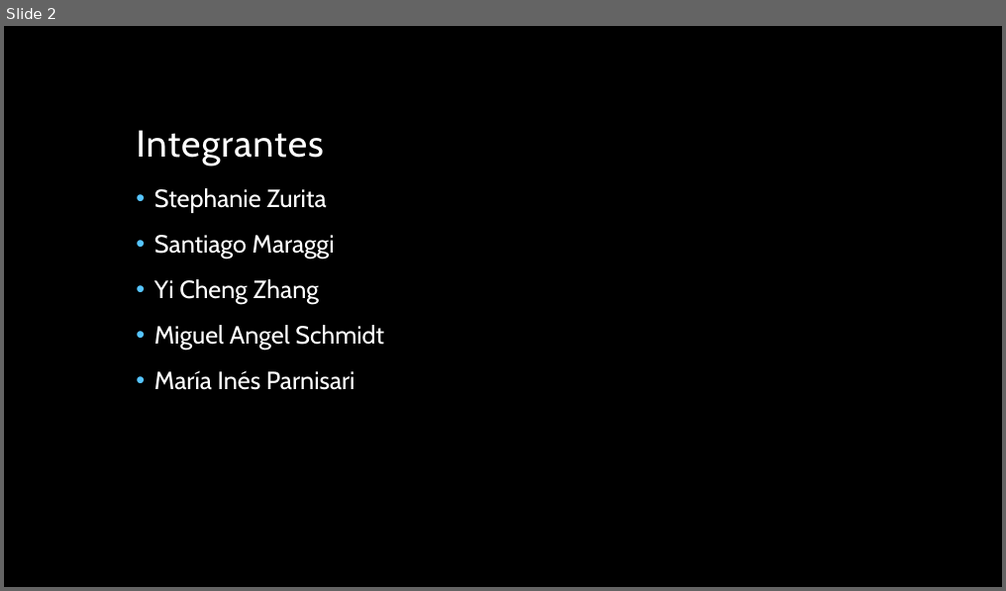
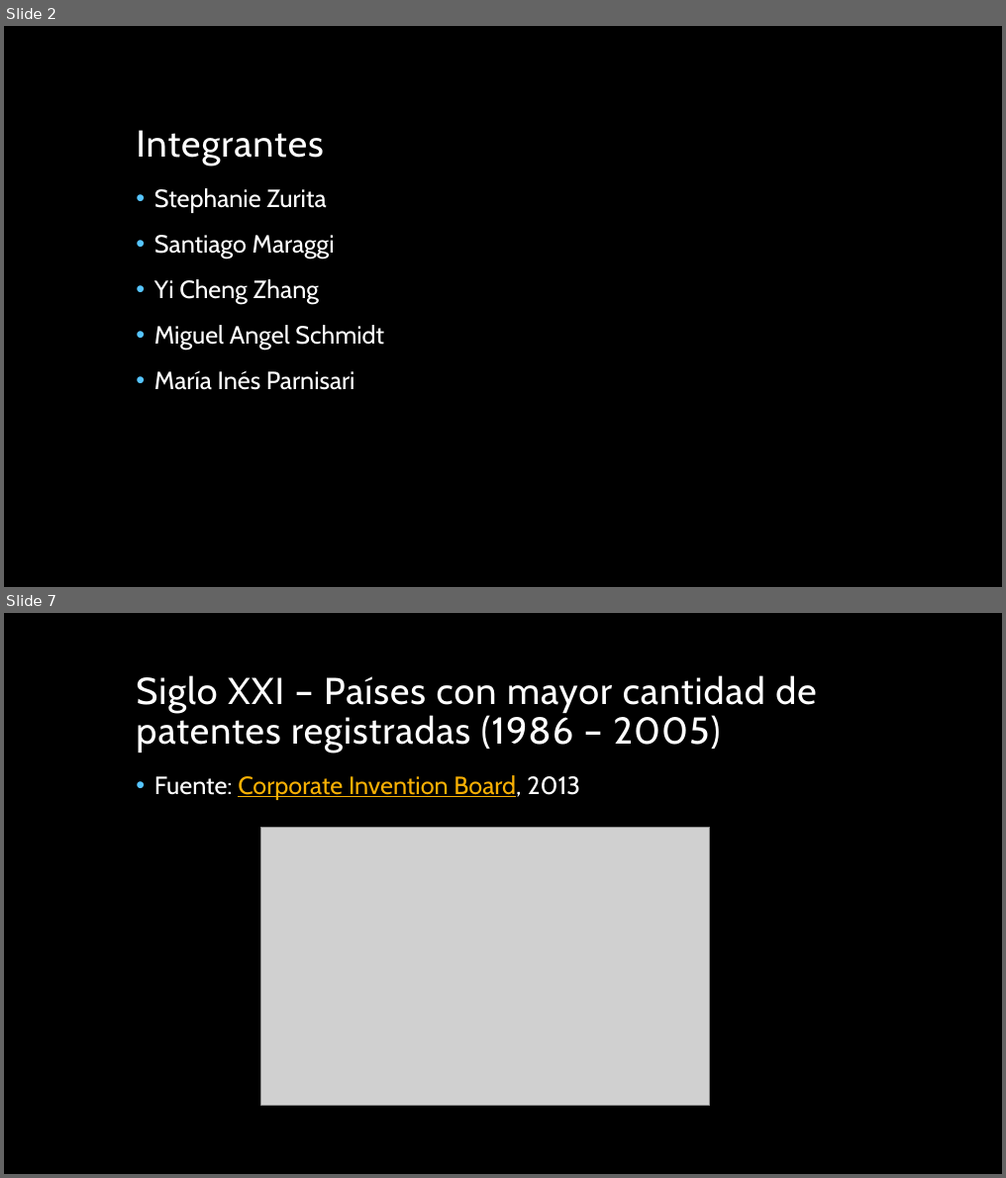
Before and after one commit to miparnisari/implantaciondesistemas, a slide deck: Presentacion/Fuga de Información en los Siglos XIX y.pptx. Shown one above the other, each under a label of ours: slide 2 before the commit, slides 2 and 7 after it; the slides between them are not shown. The pictures are 1006x591 and 1006x1178 pixels, drawn with LibreOffice and Linux fonts; fonts in the diff are those of the drawing; grey boxes stand for pictures; background and template pictures are left out. Boxes give left, top, right and bottom in pixels: in the first picture for what was removed or moved away, otherwise in the second. Text is boxed around its words. In the diff, an @@ line names an element or a change of style, - is before the commit and + after.

```diff
--- a/Presentacion/Fuga de Información en los Siglos XIX y.pptx
+++ b/Presentacion/Fuga de Información en los Siglos XIX y.pptx
@@ slide 7 added at (4,613,1002,1174), background picture (left out) @@
@@ title added at (136,675,816,753), 36 pt, text #FFFFFF @@
+Siglo XXI – Países con mayor cantidad de patentes registradas (1986 – 2005)
@@ text added at (154,775,580,800), 24 pt, text #F8B004, underline @@
+• Fuente: Corporate Invention Board, 2013
@@ picture added at (261,827,710,1106) @@
```
Also in this commit, not shown: 5 other slides added, 9 slides removed, 1 other file.
